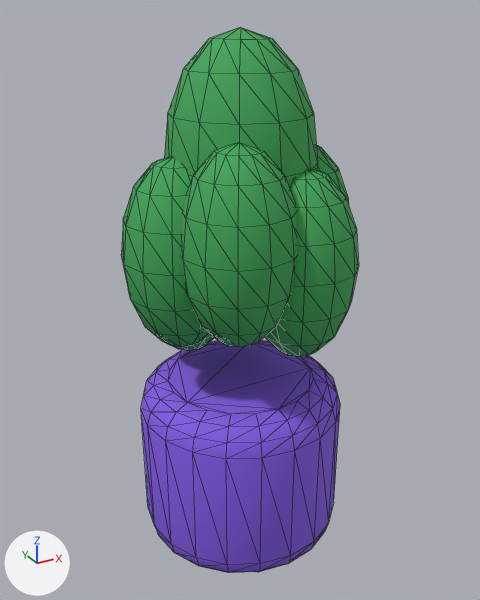
What one commit did to the glTF model public/models/furniture/plant.glb.
Before and after are seen from a 50 mm camera at (-0.502, -0.91, 0.921) aimed at (0.002, 0.006, 0.462). Lighting does not change. The marker at lower left points along +X, +Y and +Z. The picture after the commit comes second. Mesh edges are drawn as thin lines.

Names of what the first picture shows: 'Plant'.
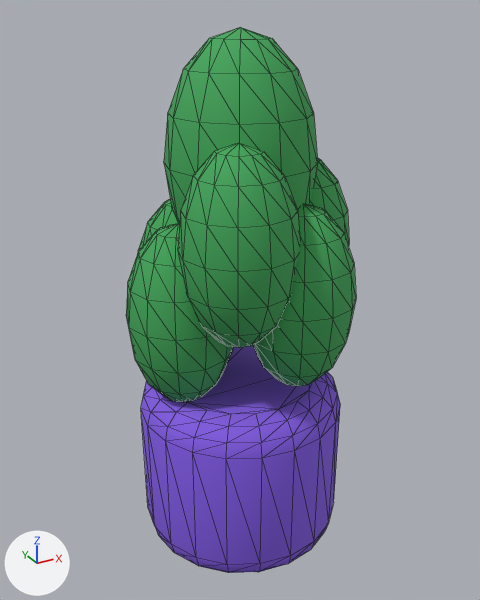
Where the change shows, as pixel boxes (x1, y1, x2, y2) in the pictures (480 x 600 px; the box of a moved part takes in the faces that stretch with it):
'Plant', reshaped: before (121, 27, 359, 573); after (126, 27, 356, 573)
part 1 of me_plant, moved or reshaped: before (316, 145, 349, 204); after (309, 158, 349, 246)
part 2 of me_plant, moved or reshaped (mostly hidden before): before (173, 333, 214, 351); after (138, 199, 179, 251)
part 3 of me_plant, moved or reshaped: before (121, 157, 209, 347); after (126, 224, 233, 402)
part 4 of me_plant, moved or reshaped: before (265, 169, 359, 357); after (253, 204, 356, 386)

The change, as a list of edits to the scene's bpy script:
```text
Change me_plant:
    where me_plant.from_pydata(...)  # 762 vertices, 1492 faces; spans x -0.201..0.201, y -0.186..0.186, z 0.0..0.895
    used by ob_plant; location = (0.0, 0.0, 0.0)
    me_plant part 1: the loose piece of 86 vertices spanning x 0.019..0.201, y -0.091..0.091, z 0.413..0.725 is moved by (0.0, 0.0, -0.02)
    me_plant part 2: the loose piece of 86 vertices spanning x -0.146..0.036, y 0.004..0.186, z 0.344..0.656 is moved by (0.0, 0.0, -0.025)
    me_plant part 3: the loose piece of 86 vertices spanning x -0.201..-0.019, y -0.091..0.091, z 0.409..0.721 is moved by (0.0, 0.0, -0.105)
    me_plant part 4: the loose piece of 86 vertices spanning x -0.036..0.146, y -0.186..-0.004, z 0.394..0.706 is moved by (0.0, 0.0, -0.056)
```
